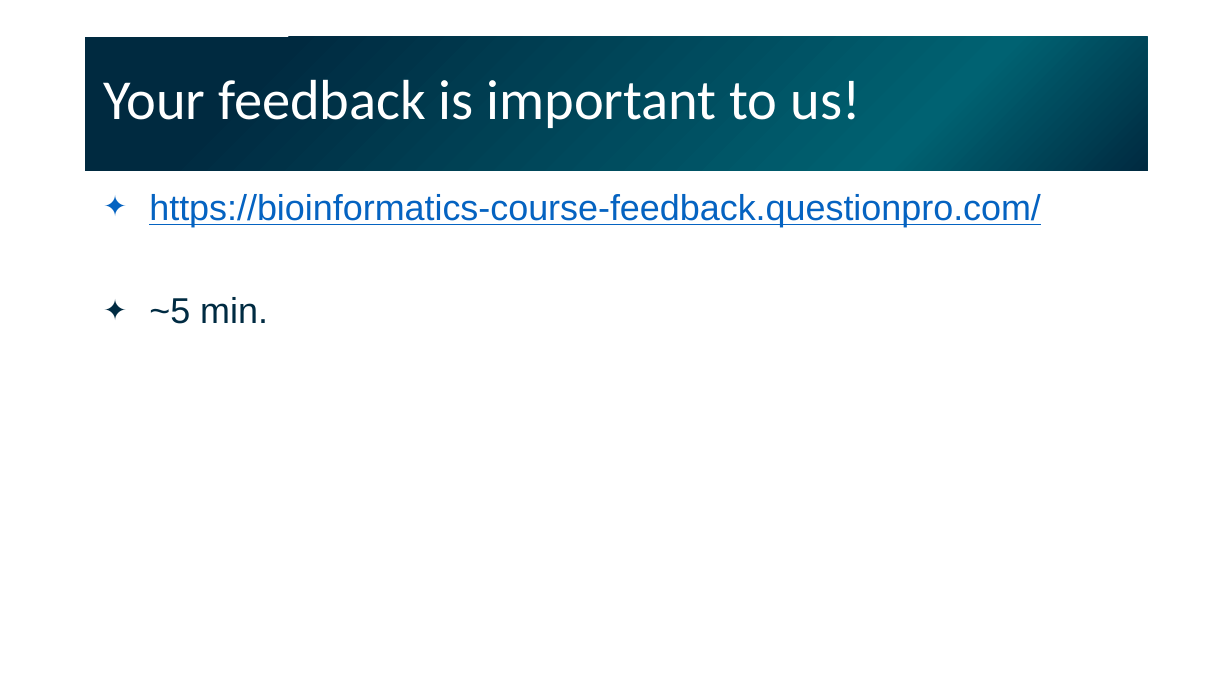
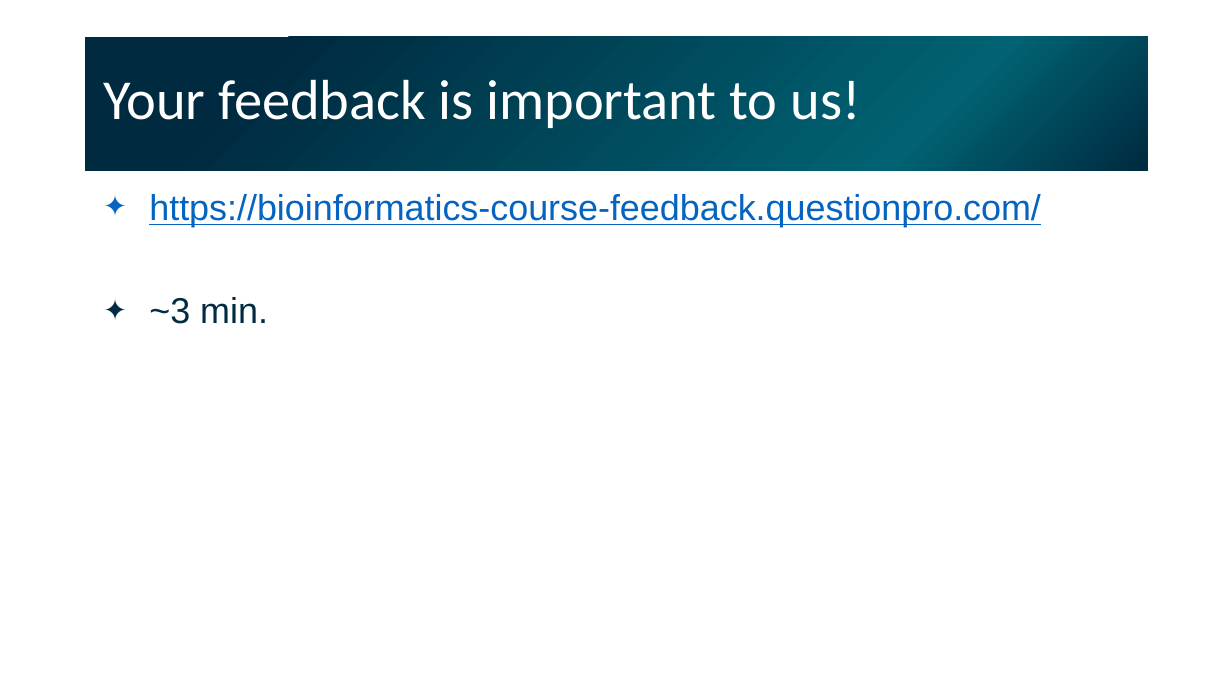
Before and after one commit to gladstone-institutes/Bioinformatics-Workshops, a slide deck: slide 18 of intermediate-r-rna-seq/Intermediate_RNA-seq.pptx (slide 16 before the commit). Drawn at 1232x693 pixels with LibreOffice and Linux fonts; fonts in the diff are those of the drawing. Boxes give left, top, right and bottom in pixels: in the first picture for what was removed or moved away, otherwise in the second. Text is boxed around its words. In the diff, an @@ line names an element or a change of style, - is before the commit and + after.

```diff
--- a/intermediate-r-rna-seq/Intermediate_RNA-seq.pptx
+++ b/intermediate-r-rna-seq/Intermediate_RNA-seq.pptx
@@ text at (149,297,268,324): text changed @@
-✦ ~5 min.
+✦ ~3 min.
```
Also in this commit, not shown: 1 other slide changed, 2 slides added, 5 other files.
